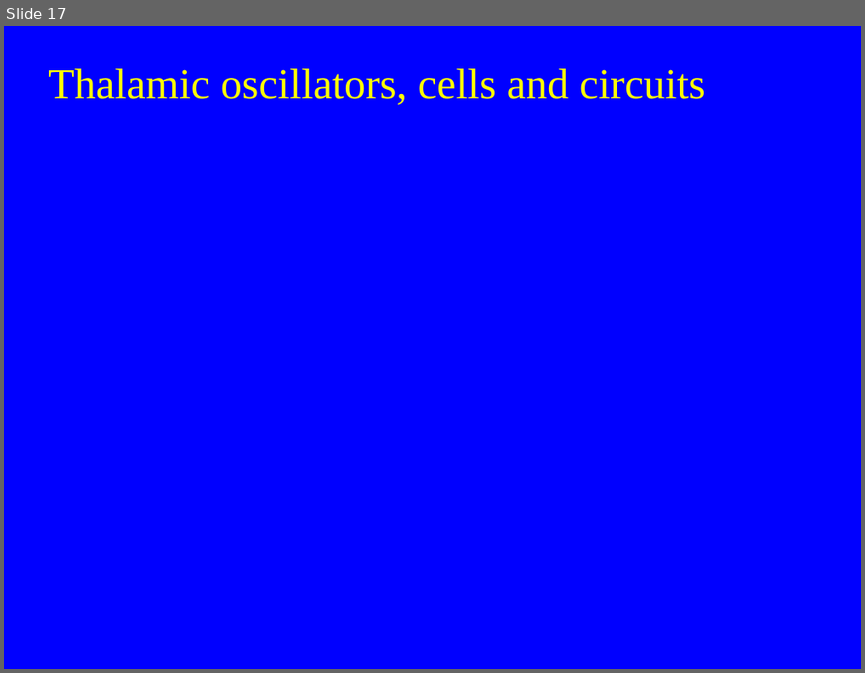
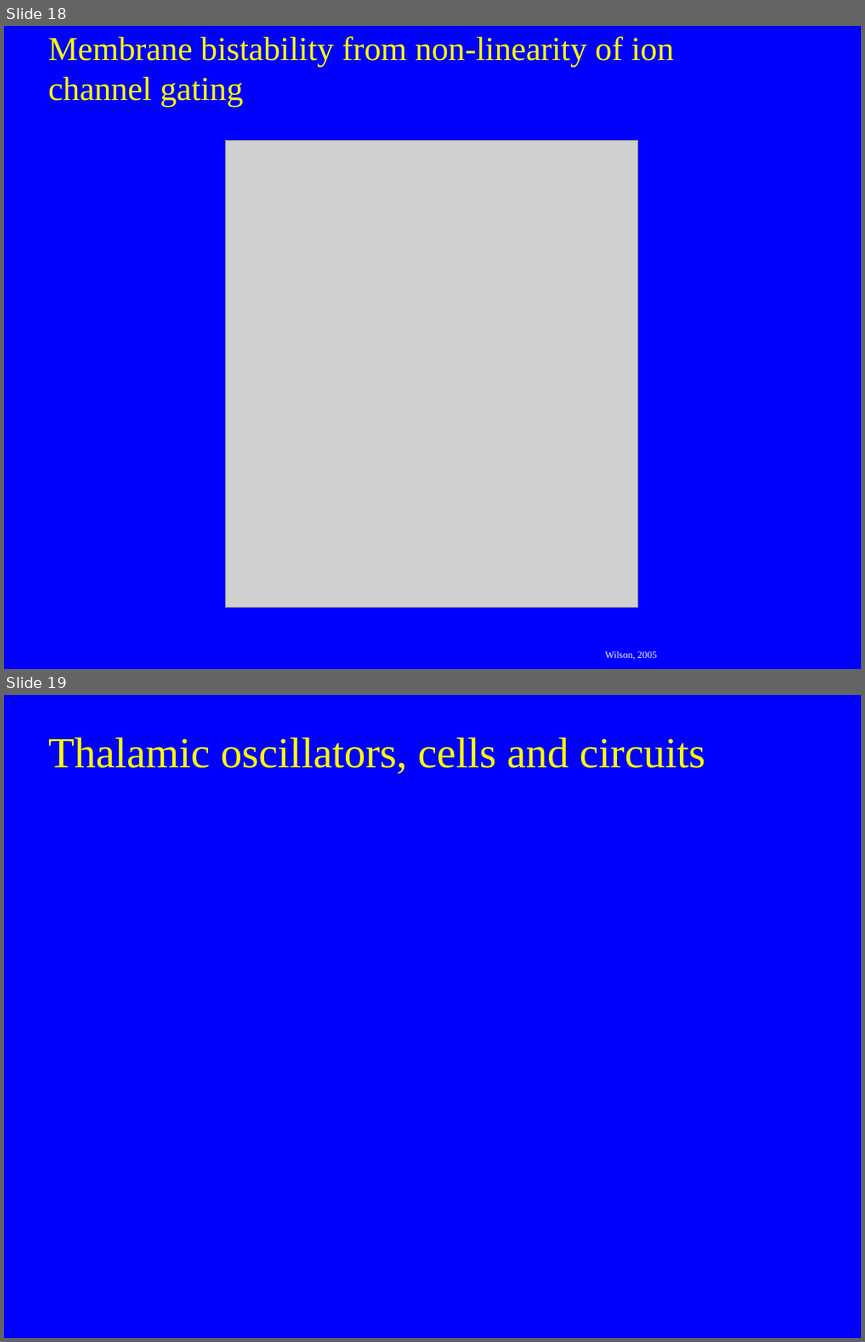
Before and after one commit to druckmann-lab/nepr208, a slide deck: slides/lecture1.pptx. Shown one above the other, each under a label of ours: slide 17 before the commit, slides 18 and 19 after it. The pictures are 865x673 and 865x1342 pixels, drawn with LibreOffice and Linux fonts; fonts in the diff are those of the drawing; grey boxes stand for pictures. Boxes give left, top, right and bottom in pixels: in the first picture for what was removed or moved away, otherwise in the second. Text is boxed around its words. In the diff, an @@ line names an element or a change of style, - is before the commit and + after.

```diff
--- a/slides/lecture1.pptx
+++ b/slides/lecture1.pptx
@@ slide 18 added at (x1=4, y1=26, x2=861, y2=669), background #0000FF @@
@@ title added at (x1=48, y1=36, x2=674, y2=107), 28 pt, text #FFFF00 @@
+Membrane bistability from non-linearity of ion channel gating
@@ picture added at (x1=225, y1=140, x2=637, y2=607) @@
@@ text added at (x1=605, y1=651, x2=657, y2=659), 14 pt, text #FFFFFF @@
+Wilson, 2005
@@ what was slide 17 is now slide 19 @@
```
Also in this commit, not shown: 1 other slide added, 1 other file.
